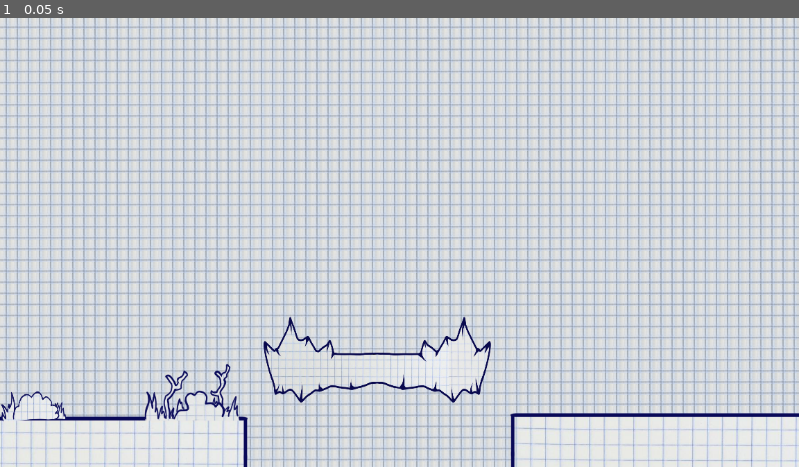
Above: before the commit, frame 1.
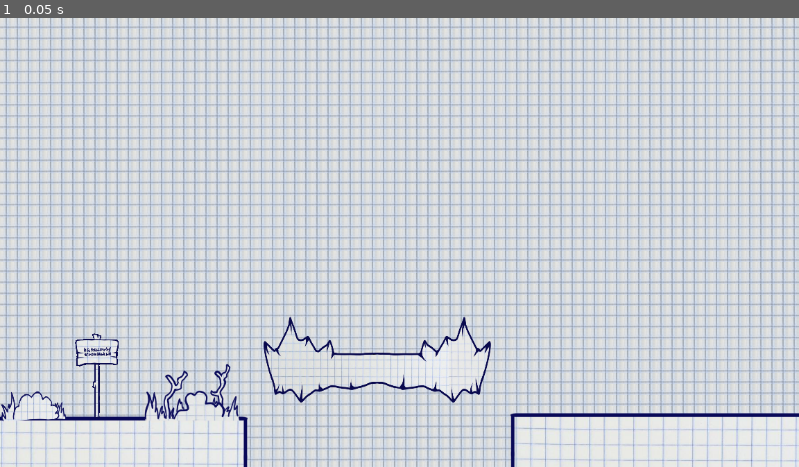
Above: after the commit, the same moment.

Repository: krishthedish17/Scale_game_jam
Game: Godot game, scene res://game/game.tscn
Two runs of this game, one before a commit and one after it. Both use one fixed random seed, a clock stepped at 60 frames per second and the inputs below. The project has no main scene, so this scene is started directly.
Inputs:
- Up to frame 1 (0.05 s): no input

The runs differ from the first frame. In frame 1, 0.3% of the frame differs, in the area x 9-15%, y 70-89%.

Commit message:
added sign 1

Diff:
--- a/game/game.tscn
+++ b/game/game.tscn
@@ -1,10 +1,11 @@
-[gd_scene load_steps=8 format=3 uid="uid://b2u5awhfyqs0w"]
+[gd_scene load_steps=9 format=3 uid="uid://b2u5awhfyqs0w"]
 
 [ext_resource type="Texture2D" uid="uid://b0u12p2nqj12n" path="res://PaperConquestSprites/PaperConquestSprites/Enviroinment/Ground1.png" id="1_7bhvw"]
 [ext_resource type="Texture2D" uid="uid://cq5o87qj8p4ej" path="res://PaperConquestSprites/PaperConquestSprites/Paper/Paper4.png" id="1_g36wx"]
 [ext_resource type="Texture2D" uid="uid://ds2frl7lagk4j" path="res://PaperConquestSprites/PaperConquestSprites/Enviroinment/Grass1.png" id="3_3ecqm"]
 [ext_resource type="Texture2D" uid="uid://dct2q5ayyerq5" path="res://PaperConquestSprites/PaperConquestSprites/Enviroinment/Grass2.png" id="4_tfyvh"]
 [ext_resource type="Texture2D" uid="uid://kkw3v4avnooo" path="res://PaperConquestSprites/PaperConquestSprites/Enviroinment/RockPlatform.png" id="5_pdsgy"]
+[ext_resource type="Texture2D" uid="uid://bvjrx3h8j7wpp" path="res://PaperConquestSprites/PaperConquestSprites/Enviroinment/Table2.png" id="6_nljuk"]
 
 [sub_resource type="TileSetAtlasSource" id="TileSetAtlasSource_ony3p"]
 texture = ExtResource("1_g36wx")
@@ -80,3 +81,8 @@
 position = Vector2(544, 493)
 scale = Vector2(0.30705, 0.369186)
 texture = ExtResource("5_pdsgy")
+
+[node name="Sign_1" type="Sprite2D" parent="."]
+position = Vector2(140, 516)
+scale = Vector2(0.5, 0.5)
+texture = ExtResource("6_nljuk")
